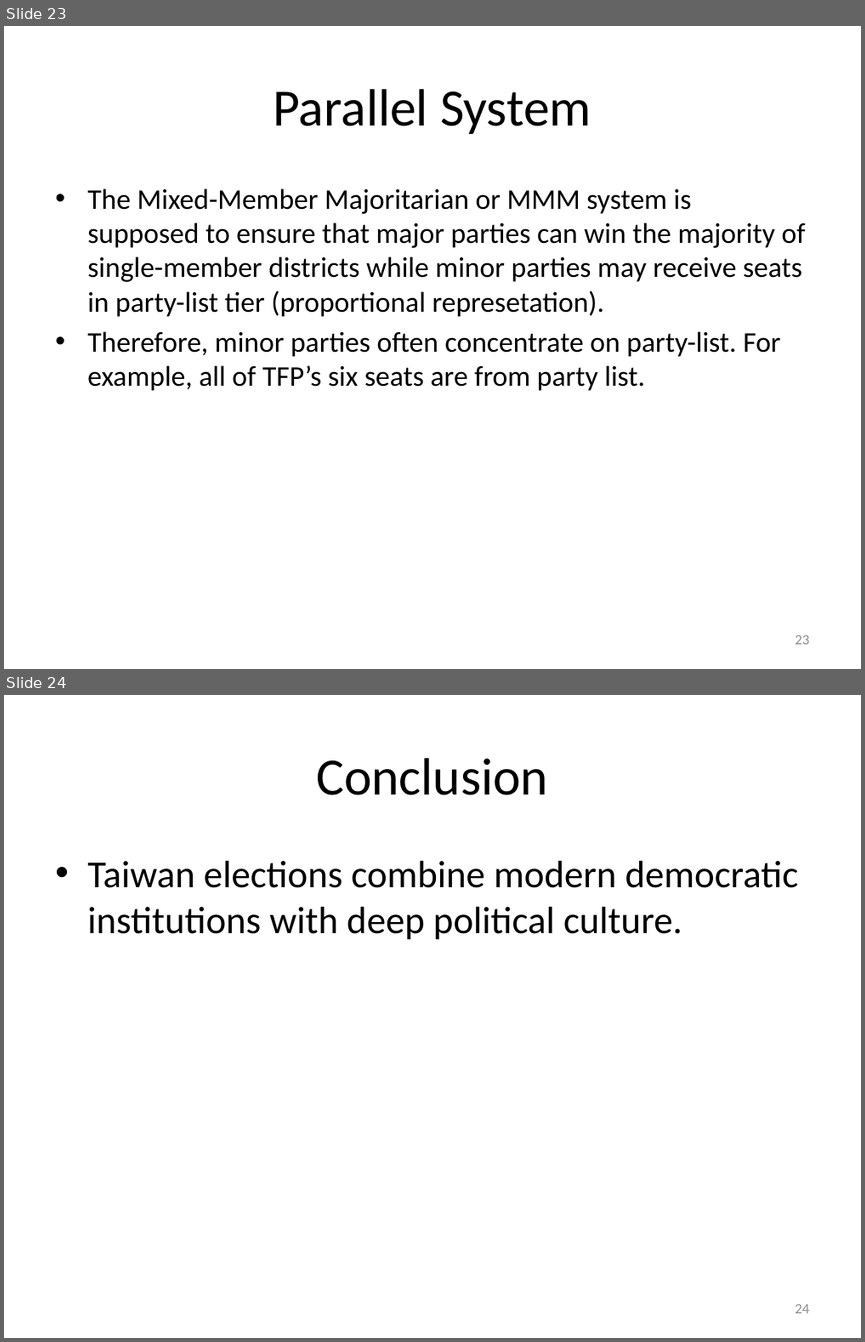
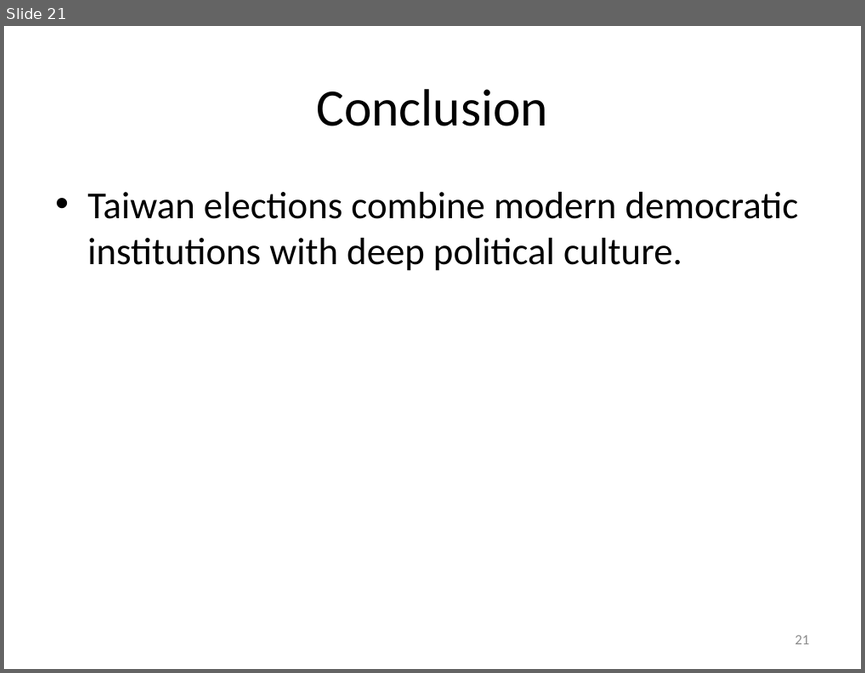
Before and after one commit to TsaiChiahung/ESC, a slide deck: 國發所演講/taiwan_elections_lecture.pptx. Shown one above the other, each under a label of ours: slides 23 and 24 before the commit, slide 21 after it. The pictures are 865x1342 and 865x673 pixels, drawn with LibreOffice and Linux fonts; fonts in the diff are those of the drawing. Boxes give left, top, right and bottom in pixels: in the first picture for what was removed or moved away, otherwise in the second. Text is boxed around its words. In the diff, an @@ line names an element or a change of style, - is before the commit and + after.

```diff
--- a/國發所演講/taiwan_elections_lecture.pptx
+++ b/國發所演講/taiwan_elections_lecture.pptx
@@ slide 23 removed at (4,26,861,669), background #FFFFFF @@
@@ title removed at (273,89,591,134) @@
-Parallel System
@@ text removed at (87,188,806,391) @@
-• The Mixed-Member Majoritarian or MMM system is supposed to ensure that major parties can win the majority of single-member districts while minor parties may receive seats in party-list tier (proportional represetation).
-• Therefore, minor parties often concentrate on party-list. For example, all of TFP’s six seats are from party list.
@@ page number removed at (794,635,809,644) @@
-23
@@ what was slide 24 is now slide 21 @@
@@ page number at (794,635,809,644): text changed @@
-24
+21
```
Also in this commit, not shown: 5 slides changed, 4 slides added, 3 other slides removed, 1 other file.
